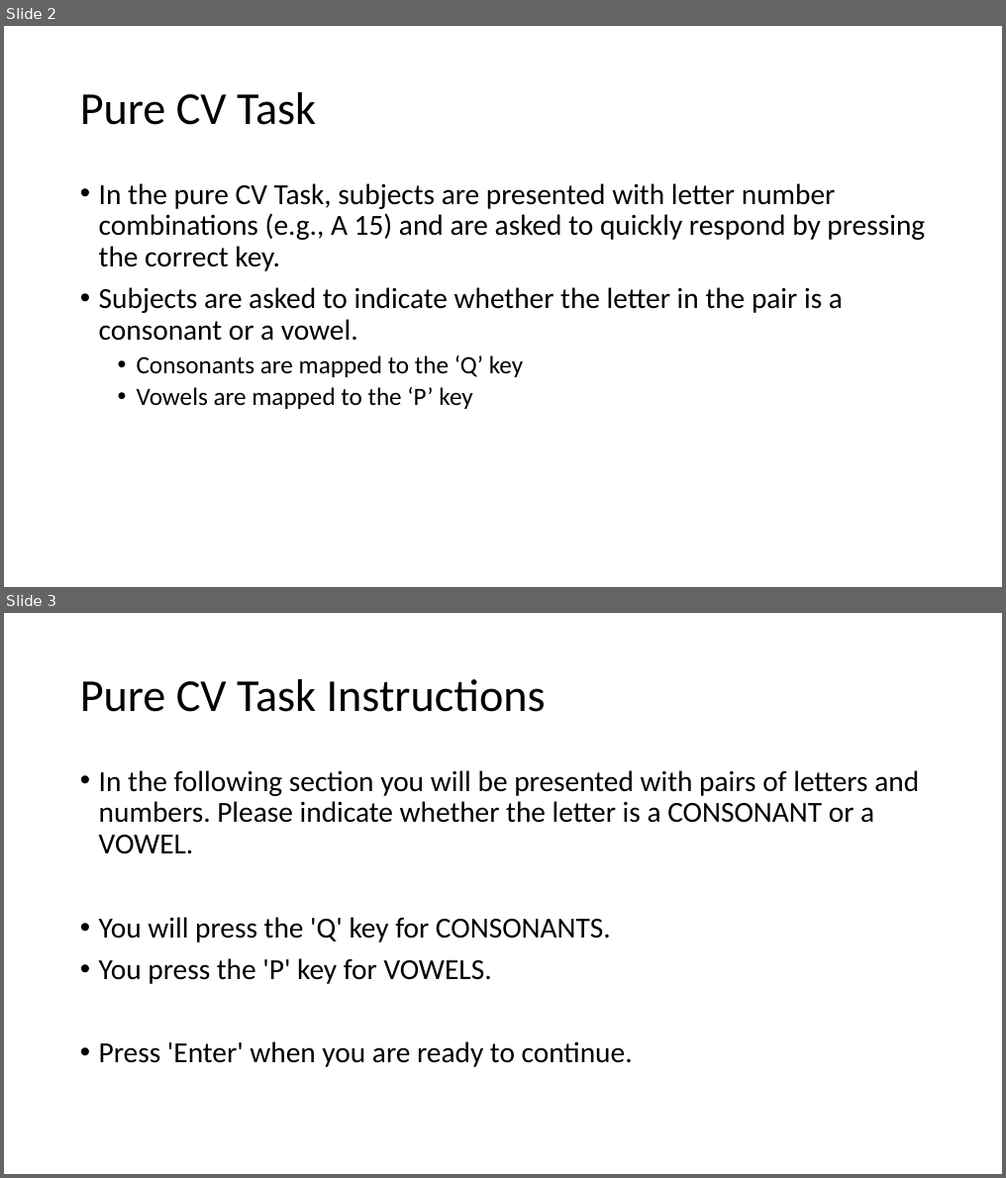
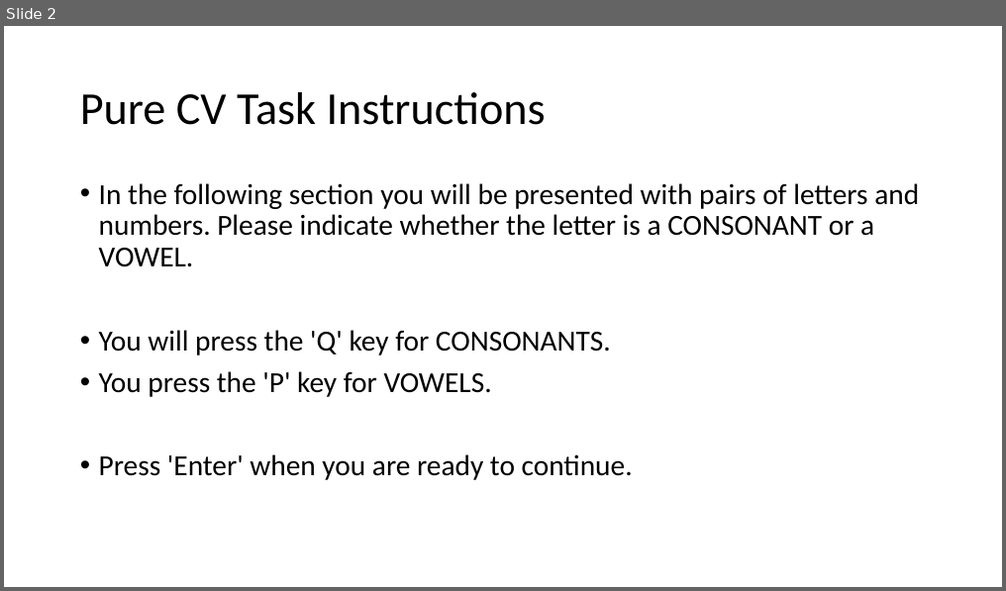
Before and after one commit to npm27/Spring-2019-Projects, a slide deck: CVOE/2 Supporting Documents/CVOE sample powerpoint.pptx. Shown one above the other, each under a label of ours: slides 2 and 3 before the commit, slide 2 after it. The pictures are 1006x1178 and 1006x591 pixels, drawn with LibreOffice and Linux fonts; fonts in the diff are those of the drawing. Boxes give left, top, right and bottom in pixels: in the first picture for what was removed or moved away, otherwise in the second. Text is boxed around its words. In the diff, an @@ line names an element or a change of style, - is before the commit and + after.

```diff
--- a/CVOE/2 Supporting Documents/CVOE sample powerpoint.pptx
+++ b/CVOE/2 Supporting Documents/CVOE sample powerpoint.pptx
@@ slide 2 removed at [4,26,1002,587], background #FFFFFF @@
@@ title removed at [80,92,316,125] @@
-Pure CV Task
@@ text removed at [99,183,925,409] @@
-• In the pure CV Task, subjects are presented with letter number combinations (e.g., A 15) and are asked to quickly respond by pressing the correct key.
-• Subjects are asked to indicate whether the letter in the pair is a consonant or a vowel.
-  • Consonants are mapped to the ‘Q’ key
-  • Vowels are mapped to the ‘P’ key
@@ what was slide 3 is now slide 2 @@
```
Also in this commit, not shown: 1 slide changed, 2 other slides removed, 24 other files.
